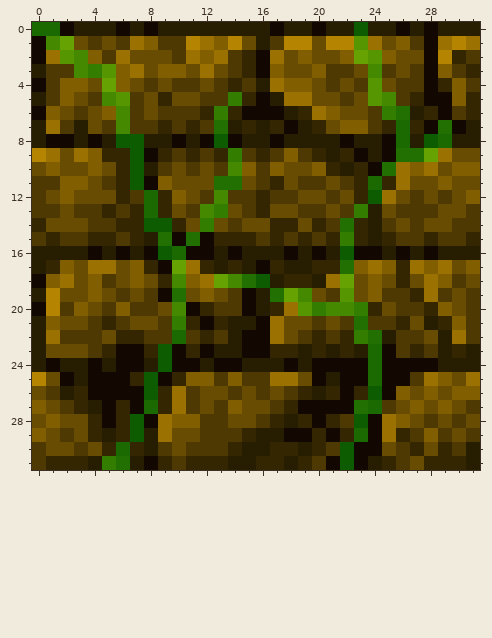
Two versions of one pixel-art sprite, crawl-ref/source/rltiles/dngn/wall/brick_brown-vines4.png. The picture above was drawn from the file before the commit.
The file is 32x32 pixels.
After:
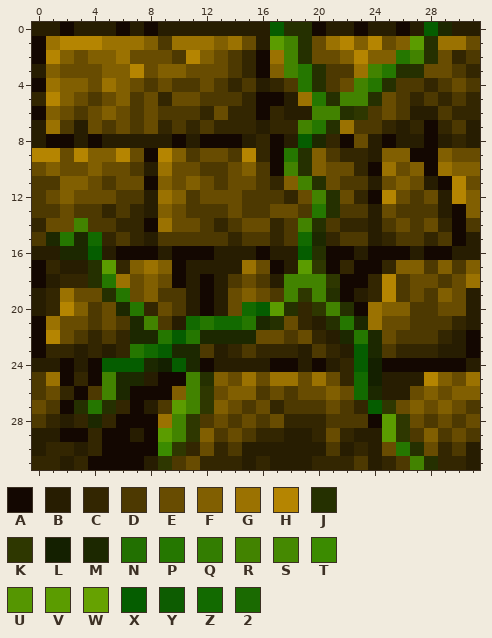
Palette (. is transparent): A #130701  B #271d01  C #332601  D #4d3901  E #684c01  F #815f01  G #9b7201  H #b58501  J #253000  K #2e3700  L #142000  M #1c2800  N #227001  P #257700  Q #337d01  R #428300  S #458901  T #3b8b00  U #559601  V #5b9c00  W #66a201  X #055d00  Y #0d5c01  Z #126a00  2 #1a6a01
Changes in this commit:
y 0: x 0..1 22 -> BB; x 17..19 ABB -> XJJ; x 23 Y -> A; x 28..29 AB -> XM
y 1: x 1..6 SWEDED -> GHHHGG; x 10..11 DH -> GG; x 14 H -> G; x 17..19 DHH -> VRJ; x 21 H -> G; x 23..24 UG -> FH; x 27..28 DA -> VJ; x 30..31 HG -> GE
y 2: x 1..3 GUS -> HFE; x 5 D -> F; x 11 G -> H; x 13 G -> E; x 18..19 EF -> RJ; x 23..24 WU -> HF; x 26..29 EEAH -> PRJE
y 3: x 1..5 DDSQU -> FEEEF; x 7 G -> H; x 12 G -> E; x 18..20 EEF -> RPJ; x 23..29 ESDEDAF -> GRPJJEE
y 4: x 1 D -> G; x 5 W -> G; x 17..20 GFFE -> CDPJ; x 23..25 DUE -> RPJ; x 28..30 ACF -> CDE
y 5: x 0..1 BD -> CH; x 5..6 SU -> EF; x 14 Q -> D; x 17..18 BG -> AB; x 20..25 EEDEUS -> PJRRJE; x 28..30 AAF -> DCD
y 6: x 6 S -> E; x 13 Q -> E; x 15 A -> C; x 17 A -> C; x 19..23 CGFEE -> BRRJK; x 25..26 QN -> ED; x 28..30 CAD -> BDC
y 7: x 6 S -> E; x 8 D -> E; x 13..14 NB -> CC; x 18..23 ABCEFF -> CRPJGD; x 26 2 -> B; x 29..30 NA -> CD
y 8: x 6..7 YY -> BB; x 13 Y -> A; x 16 B -> C; x 19..21 BBB -> XMC; x 23 B -> E; x 26 2 -> B; x 28..30 Y2B -> ABC
y 9: x 1 G -> H; x 3 G -> H; x 5..7 CCY -> FHE; x 9..15 CDCDCQD -> HFDEEDH; x 17..21 DFDCB -> APJFD; x 23 A -> C; x 25..29 ANNWG -> FFAAF
y 10: x 6..7 CY -> ED; x 9 D -> G; x 11..12 DE -> ED; x 14 S -> E; x 17..19 FEE -> ARJ; x 21..22 CB -> EE; x 25..26 NG -> GE; x 28..29 GE -> AG
y 11: x 6..7 CY -> EE; x 11 E -> F; x 13..14 NN -> DE; x 18..20 EDD -> FRJ; x 23..26 C2CG -> DBEF; x 28..30 EFE -> BAH
y 12: x 6 C -> D; x 8..9 2C -> BG; x 11..14 EDSD -> DEEE; x 16 C -> D; x 18 D -> C; x 20..21 ED -> RJ; x 24..25 YG -> AH; x 29..30 DE -> BH
y 13: x 8..9 2C -> BF; x 12..13 SQ -> DD; x 16 C -> D; x 20..21 DE -> PJ; x 23 Q -> D; x 29..31 EED -> BAF
y 14: x 3 E -> R; x 8..10 YYC -> AGE; x 12..13 QE -> DC; x 18..20 CEC -> DRJ; x 22 N -> C; x 29..30 ED -> CA
y 15: x 1..4 CDDC -> MPMZ; x 9..13 NANAC -> DDDDD; x 15 C -> D; x 19..20 CD -> ZM; x 22..23 QC -> DD; x 30..31 DC -> AB
y 16: x 2..4 BBA -> MMX; x 7 B -> A; x 9..10 Y2 -> BA; x 14 A -> B; x 16 B -> A; x 18..23 ABABYA -> BXJAAB; x 25 B -> A; x 29 B -> A
y 17: x 0 B -> A; x 2..6 FEGGE -> BBJVC; x 8..12 CAWGC -> GFABB; x 14..17 CBAC -> BGEA; x 19..30 BCCNFGFCGFGE -> VKACAACFFDFD
y 18: x 1..16 FGEFDEFECSFGWSNY -> BCCJPGEFEABABDED; x 18..26 CCBGWEFEC -> RRRKAACHD; x 28..31 GFDE -> EDEG
y 19: x 1..2 HE -> CG; x 4..6 FED -> EJP; x 8..25 DANEFEDABNWSEDUEFD -> FDDBABEFEDRKRJABCH; x 27..29 CGD -> EDF; x 31 D -> B
y 20: x 0..2 AHD -> BCH; x 4..8 EDFDD -> DEMPC; x 10..26 SACDDABCGUQSSQCED -> DBABEZXVJCKRJAGFF; x 28..29 CF -> DE; x 31 D -> B
y 21: x 0..1 BF -> AG; x 5 C -> E; x 7..8 EE -> MR; x 10..17 QCACBBAG -> BZPZZPMJ; x 19..31 EDEDNDDCEBCFD -> CBJPMGEEDDDCB
y 22: x 0..2 BGD -> AHE; x 4..5 DE -> CD; x 7..19 CDD2DCDBAAGED -> MMPXPMMMMEEDE; x 21..25 DCQNB -> BMPME; x 28..31 EBGD -> DCBA
y 23: x 0..12 BEEEDCAACYACA -> ACCBCBCPZXMMD; x 14..16 BAA -> CDC; x 20..26 CBCB2AD -> DCBXMDC; x 28 D -> C; x 30..31 CB -> BA
y 24: x 1..2 AB -> BA; x 5..14 BAABYAABAA -> XXXMLXMABB; x 17 B -> A; x 21..24 AAA2 -> BCXL; x 29..30 BB -> AA
y 25: x 0..1 HE -> DG; x 3 B -> C; x 5..8 AACY -> RMMB; x 10..16 CFFDFDD -> ARJFEGE; x 20..28 ABAA2AADG -> GECZLBBBH
y 26: x 0..6 EDBCAAA -> DECADRM; x 8..12 YCGDE -> AAFRK; x 14..15 DE -> FF; x 19..26 CBCACYAF -> EEFEZMBB
y 27: x 0..5 FEDCBA -> EDAJPJ; x 8..15 2CGDEDFE -> BDVRKFED; x 17..25 DCAAAAN2D -> CDDDEDCXK
y 28: x 0..7 EFEECACY -> DCBCMCAA; x 10..11 FF -> RK; x 13..14 DE -> ED; x 17..18 CB -> EC; x 20..21 AC -> CD; x 23 Y -> D; x 25..26 GF -> VK
y 29: x 0..3 FEDE -> BBAA; x 5..12 BCYBGEED -> AABAVRKF; x 14..19 DCBBAA -> EDCCBB; x 21 A -> E; x 23..26 2AGC -> BBVK
y 30: x 0..14 DEEDEC2CBDEDDDC -> BCCBCAAAATKCECD; x 17..18 CC -> BB; x 20 C -> B; x 22..24 YAA -> BCB; x 26..27 DC -> PJ
y 31: x 0 D -> C; x 2 C -> B; x 4..9 BQNBAC -> AAAABK; x 11 C -> E; x 14 B -> C; x 17 C -> B; x 19..23 CDAYA -> BCCCD; x 27..28 EC -> RJ
Boxes around the changes in both pictures, in picture pixels (x1, y1, x2, y2):
changed: (32, 22, 480, 470)
